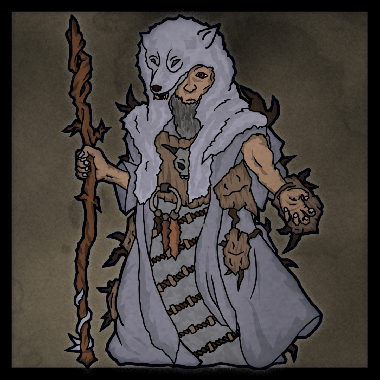
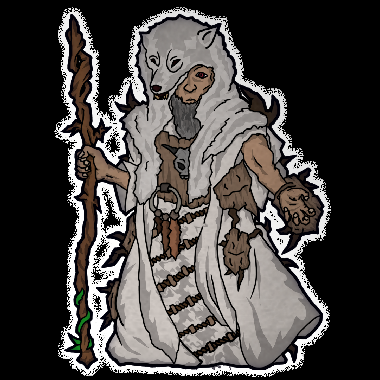
Layered file, before and after one edit (380x380). Changes by layer:
hid "clan color copy 3" over [67, 15, 322, 370]
hid "clan color copy 2" over [67, 15, 322, 370]
hid "combat background" over [11, 7, 368, 377]
